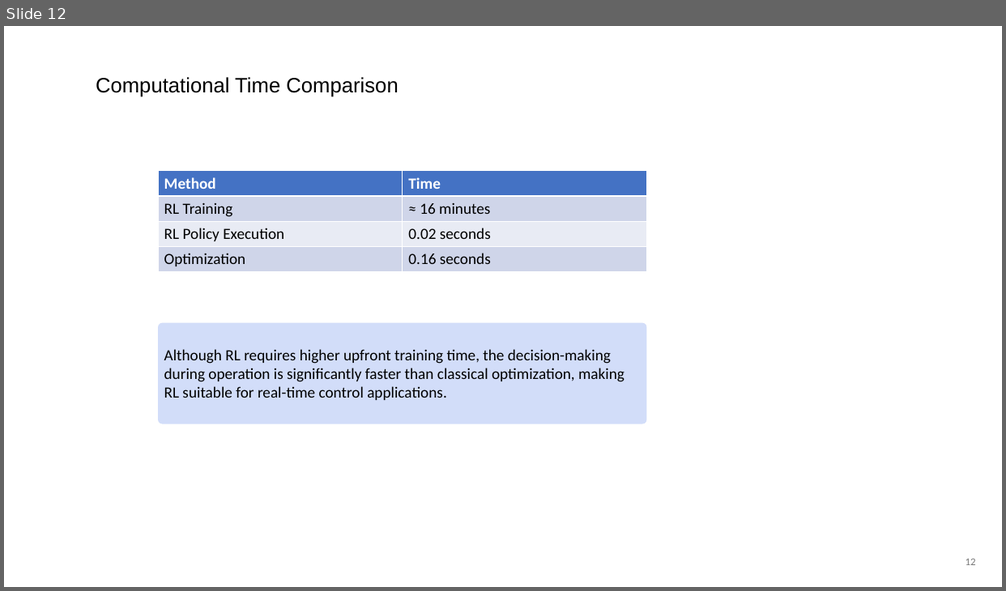
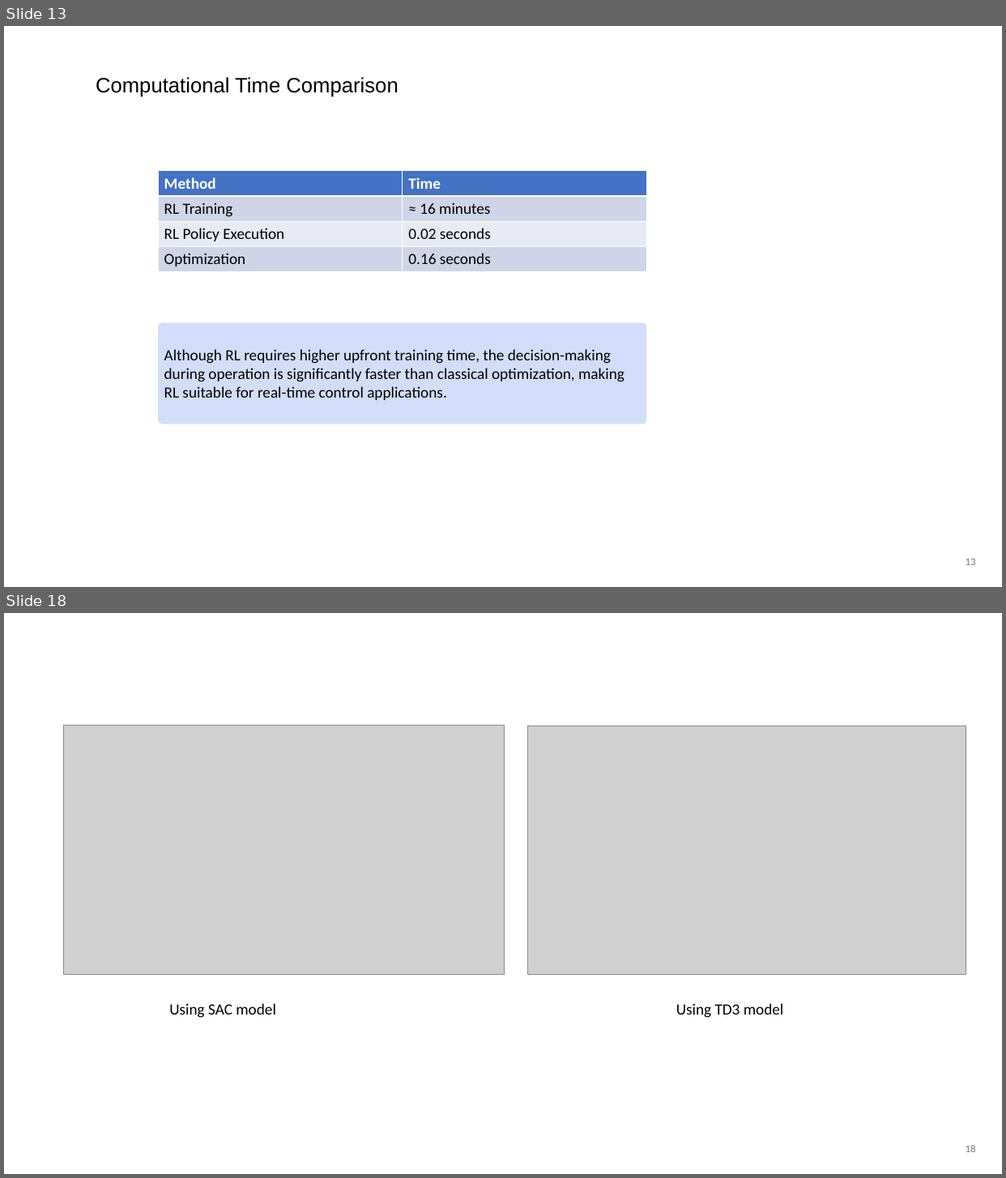
Before and after one commit to itsashishthapa/THESIS, a slide deck: Presentations/Thesis Update(first case)- 04-03-2026.pptx. Shown one above the other, each under a label of ours: slide 12 before the commit, slides 13 and 18 after it; the slides between them are not shown. The pictures are 1006x591 and 1006x1178 pixels, drawn with LibreOffice and Linux fonts; fonts in the diff are those of the drawing; grey boxes stand for pictures. Boxes give left, top, right and bottom in pixels: in the first picture for what was removed or moved away, otherwise in the second. Text is boxed around its words. In the diff, an @@ line names an element or a change of style, - is before the commit and + after.

```diff
--- a/Presentations/Thesis Update(first case)- 04-03-2026.pptx
+++ b/Presentations/Thesis Update(first case)- 04-03-2026.pptx
@@ slide 18 added at (4,613,1002,1174), background #FFFFFF @@
@@ picture added at (64,725,505,974) @@
@@ picture added at (528,726,966,974) @@
@@ text added at (169,1003,276,1018), 18 pt, text #000000 @@
+Using SAC model
@@ text added at (676,1003,784,1018), 18 pt, text #000000 @@
+Using TD3 model
@@ page number added at (965,1145,976,1152), 12 pt, text #797979 @@
+18
@@ what was slide 12 is now slide 13 @@
```
Also in this commit, not shown: 1 slide changed, 4 other slides added, 1 other file.
